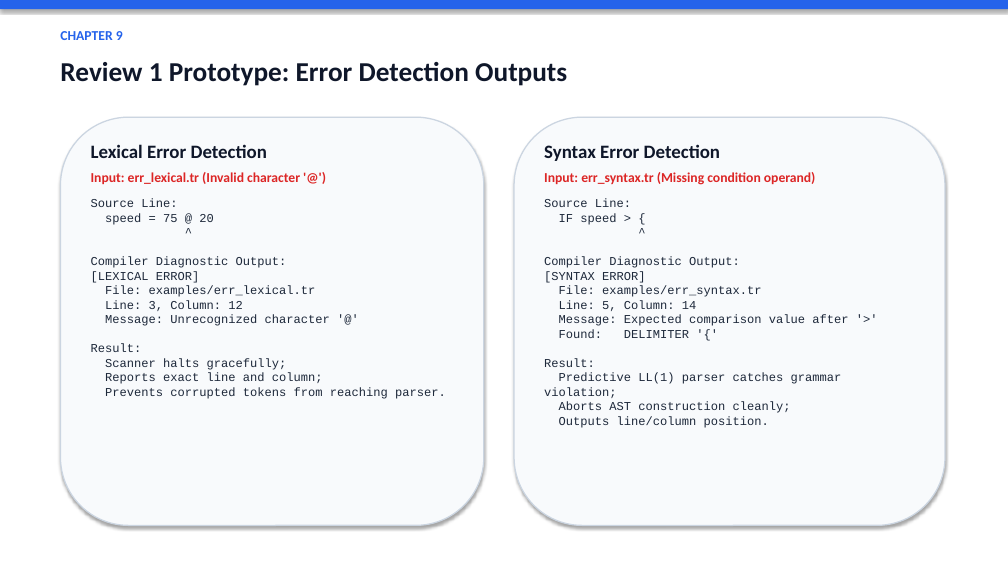
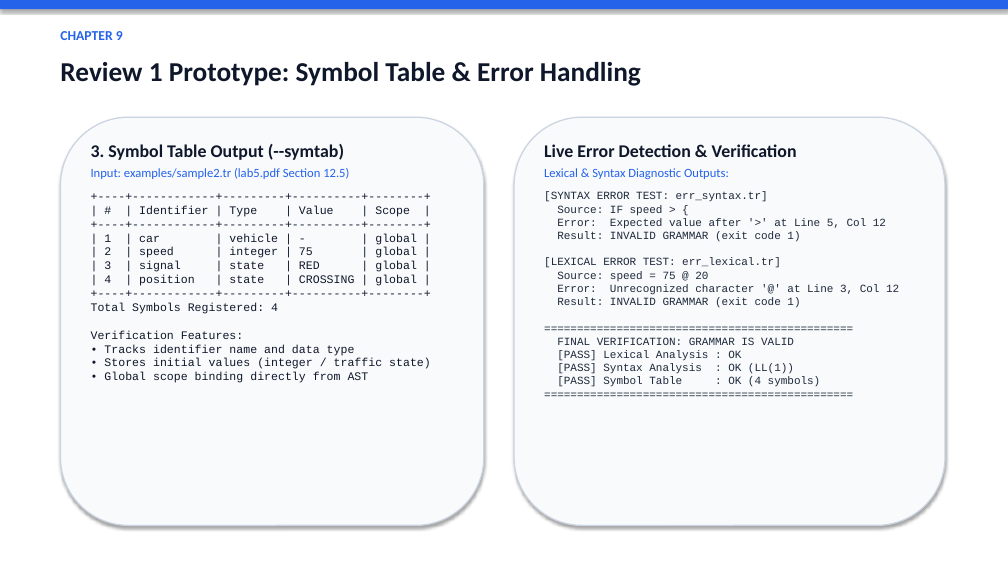
Before and after one commit to 71percentbanana/MQL, a slide deck: slide 12 of TrafficRule_Presentation.pptx. Drawn at 1008x567 pixels with LibreOffice and Linux fonts; fonts in the diff are those of the drawing. Boxes give left, top, right and bottom in pixels: in the first picture for what was removed or moved away, otherwise in the second. Text is boxed around its words. In the diff, an @@ line names an element or a change of style, - is before the commit and + after.

Commit message:
Add Symbol Table module, CLI flag --symtab, and update presentation slides

```diff
--- a/TrafficRule_Presentation.pptx
+++ b/TrafficRule_Presentation.pptx
@@ text at box(60, 62, 641, 86): text changed @@
-Review 1 Prototype: Error Detection Outputs
+Review 1 Prototype: Symbol Table & Error Handling
@@ text at box(91, 144, 431, 383): text changed; size 11.5 to 11 pt; text colour #1E293B to #0F172A @@
-Lexical Error Detection
-Input: err_lexical.tr (Invalid character '@')
-Source Line:
-speed = 75 @ 20
-^
-Compiler Diagnostic Output:
-[LEXICAL ERROR]
-File: examples/err_lexical.tr
-Line: 3, Column: 12
-Message: Unrecognized character '@'
-Result:
-Scanner halts gracefully;
-Reports exact line and column;
-Prevents corrupted tokens from reaching parser.
+3. Symbol Table Output (--symtab)
+Input: examples/sample2.tr (lab5.pdf Section 12.5)
++----+------------+---------+----------+--------+
+| # | Identifier | Type | Value | Scope |
++----+------------+---------+----------+--------+
+| 1 | car | vehicle | - | global |
+| 2 | speed | integer | 75 | global |
+| 3 | signal | state | RED | global |
+| 4 | position | state | CROSSING | global |
++----+------------+---------+----------+--------+
+Total Symbols Registered: 4
+Verification Features:
+• Tracks identifier name and data type
+• Stores initial values (integer / traffic state)
+• Global scope binding directly from AST
@@ text at box(544, 144, 899, 387): text changed; size 11.5 to 10.5 pt @@
-Syntax Error Detection
-Input: err_syntax.tr (Missing condition operand)
-Source Line:
-IF speed > {
-^
-Compiler Diagnostic Output:
-[SYNTAX ERROR]
-File: examples/err_syntax.tr
-Line: 5, Column: 14
-Message: Expected comparison value after '>'
-Found: DELIMITER '{'
-Result:
-Predictive LL(1) parser catches grammar violation;
-Aborts AST construction cleanly;
-Outputs line/column position.
+Live Error Detection & Verification
+Lexical & Syntax Diagnostic Outputs:
+[SYNTAX ERROR TEST: err_syntax.tr]
+Source: IF speed > {
+Error: Expected value after '>' at Line 5, Col 12
+Result: INVALID GRAMMAR (exit code 1)
+[LEXICAL ERROR TEST: err_lexical.tr]
+Source: speed = 75 @ 20
+Error: Unrecognized character '@' at Line 3, Col 12
+Result: INVALID GRAMMAR (exit code 1)
+===============================================
+FINAL VERIFICATION: GRAMMAR IS VALID
+[PASS] Lexical Analysis : OK
+[PASS] Syntax Analysis : OK (LL(1))
+[PASS] Symbol Table : OK (4 symbols)
+===============================================
```
Also in this commit, not shown: 2 other slides changed, 4 other files.
